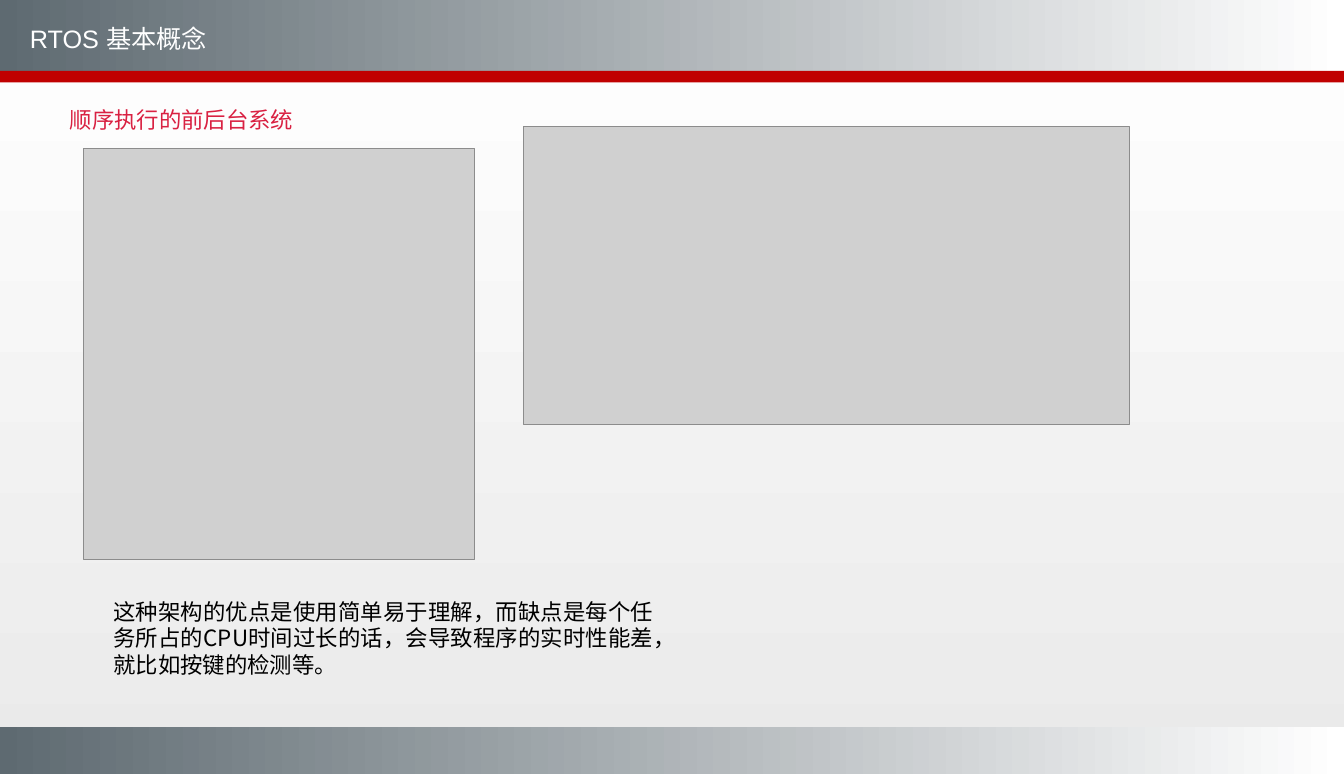
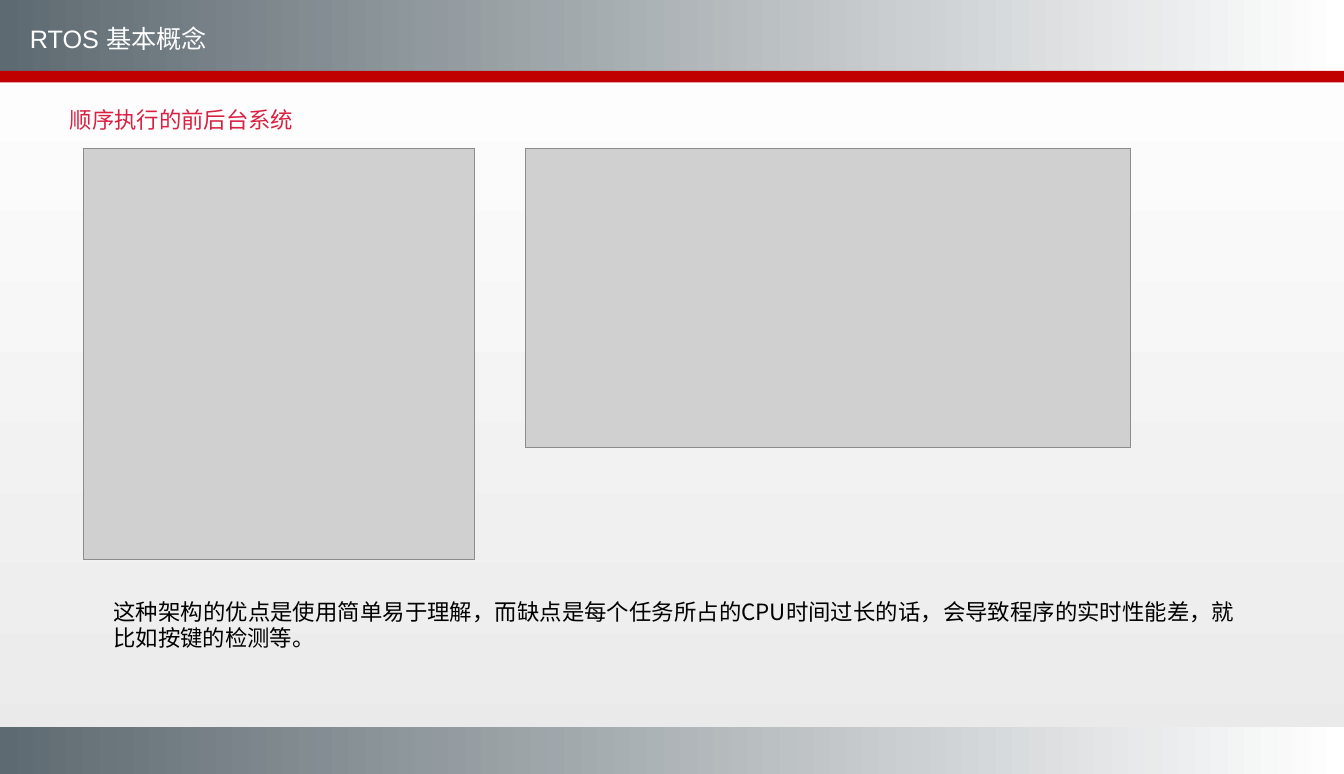
Before and after one commit to Dropboxcodedragon/Embedded, a slide deck: slide 9 of 4、FreeRTOS核心机制.pptx (slide 6 before the commit). Drawn at 1344x774 pixels with LibreOffice and Linux fonts; fonts in the diff are those of the drawing; grey boxes stand for pictures; background and template pictures are left out. Boxes give left, top, right and bottom in pixels: in the first picture for what was removed or moved away, otherwise in the second. Text is boxed around its words. In the diff, an @@ line names an element or a change of style, - is before the commit and + after.

```diff
--- a/4、FreeRTOS核心机制.pptx
+++ b/4、FreeRTOS核心机制.pptx
@@ picture: place and size @@
-picture at box(523, 126, 1129, 424)
+picture at box(525, 148, 1131, 447)
@@ text "这种架构的优点是使用简单易于理解，而缺点是每个任务所占的CPU时间过长的话，会导致程序的实时性能差，就比如按键的检测等。" rewrapped from box(113, 601, 675, 675) to box(113, 601, 1234, 648) @@
```
Also in this commit, not shown: 7 other slides changed, 3 slides added, 1 slide removed, 8 other files.
